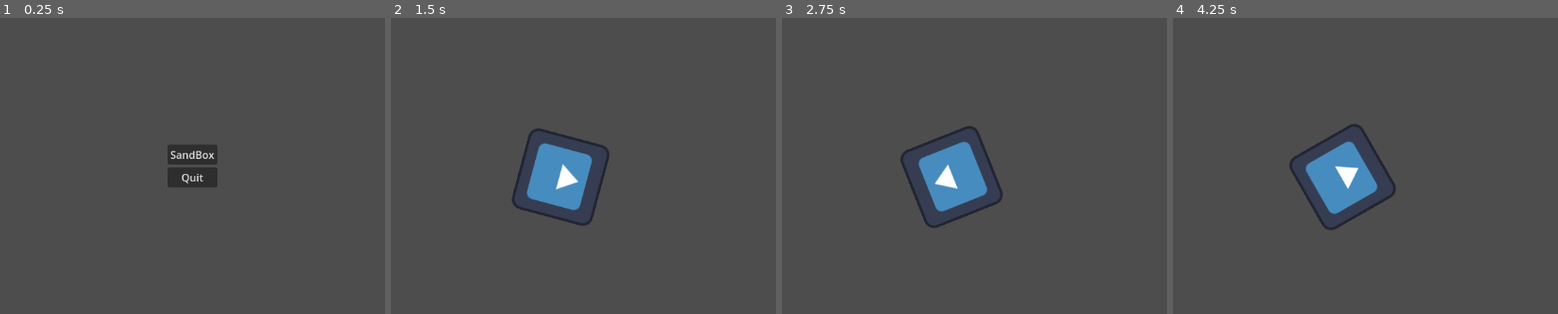
Above: before the commit, frames 1-4 (left to right).
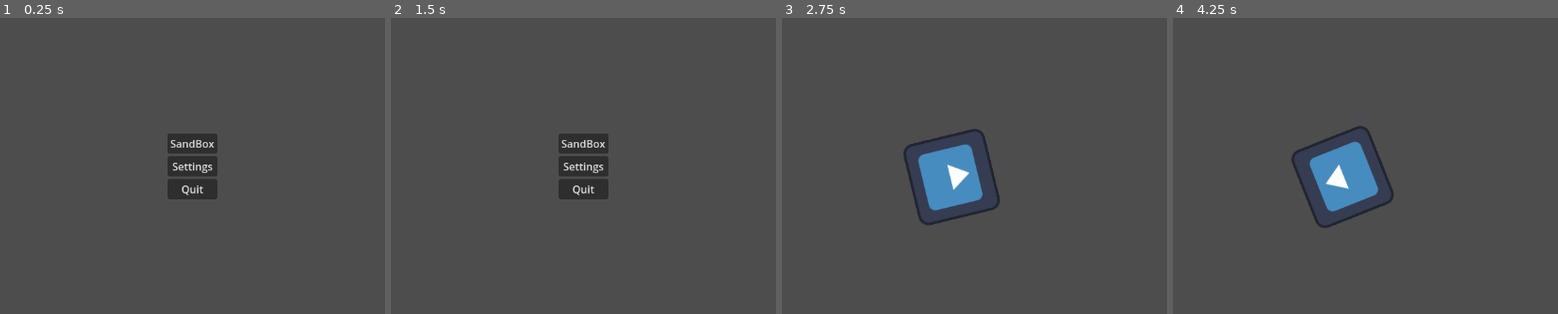
Above: after the commit, the same moments.

Repository: SytonK/settings-and-menus
Game: Godot game, scene res://src/UI/menus/main manu/main_menu.tscn
The game is run twice, just before and just after one commit, with the same random seed, the same clock (stepped at 60 frames per second) and the same inputs. The engine's default icon, where the game draws it, is replaced by a stand-in: a white triangle on a blue panel in a dark square.
Inputs (mouse positions are in pixels of both pictures, inside the frame that each line leads up to):
- Up to frame 1 (0.25 s): no input
- Up to frame 2 (1.5 s): click "SandBox" (after the commit: "Settings") at 0.5 s; click (583, 293) at 1.25 s, where only the run after the commit has a clickable "Main menu"
- Up to frame 3 (2.75 s): click (974, 142) at 2 s, where only the run after the commit has a clickable "SandBox"
- Up to frame 4 (4.25 s): tap Enter at 2.75 s; move the mouse to (1531, 145) at 2.77 s; hold 1 (example1) 2.78-3.53 s; click (1531, 145) at 2.92 s; move the mouse to (1215, 186) at 3.52 s; tap 2 (example2) at 3.6 s; click (1215, 186) at 3.67 s

The runs differ from the first frame. In frame 1, 1.6% of the frame differs, in the area x 43-57%, y 39-62%; in frame 2, 4.6%, in the area x 31-57%, y 37-71%; in frame 3, 1.7%; in frame 4, 1.8%.

Commit message:
init settings menu

Diff:
--- a/src/UI/menus/main manu/main_menu.tscn
+++ b/src/UI/menus/main manu/main_menu.tscn
@@ -31,6 +31,12 @@
 script = ExtResource("1_1k7md")
 file_path = "res://src/levels/sandbox_1.tscn"
 
+[node name="ChangeSceneButton" type="Button" parent="VBoxContainer"]
+layout_mode = 2
+text = "Settings"
+script = ExtResource("1_1k7md")
+file_path = "res://src/UI/menus/settings/settings_menu.tscn"
+
 [node name="QuitButton" type="Button" parent="VBoxContainer"]
 layout_mode = 2
 text = "Quit"
--- /dev/null
+++ b/src/UI/menus/settings/settings_menu.tscn
@@ -0,0 +1,14 @@
+[gd_scene load_steps=2 format=3 uid="uid://cm1vo0wwx040h"]
+
+[ext_resource type="PackedScene" uid="uid://d0m0ksp5njn7v" path="res://src/UI/menus/settings/rebind/rebind_menu.tscn" id="1_mm0fn"]
+
+[node name="SettingsMenu" type="Control"]
+layout_mode = 3
+anchors_preset = 15
+anchor_right = 1.0
+anchor_bottom = 1.0
+grow_horizontal = 2
+grow_vertical = 2
+
+[node name="RebindMenu" parent="." instance=ExtResource("1_mm0fn")]
+layout_mode = 1
